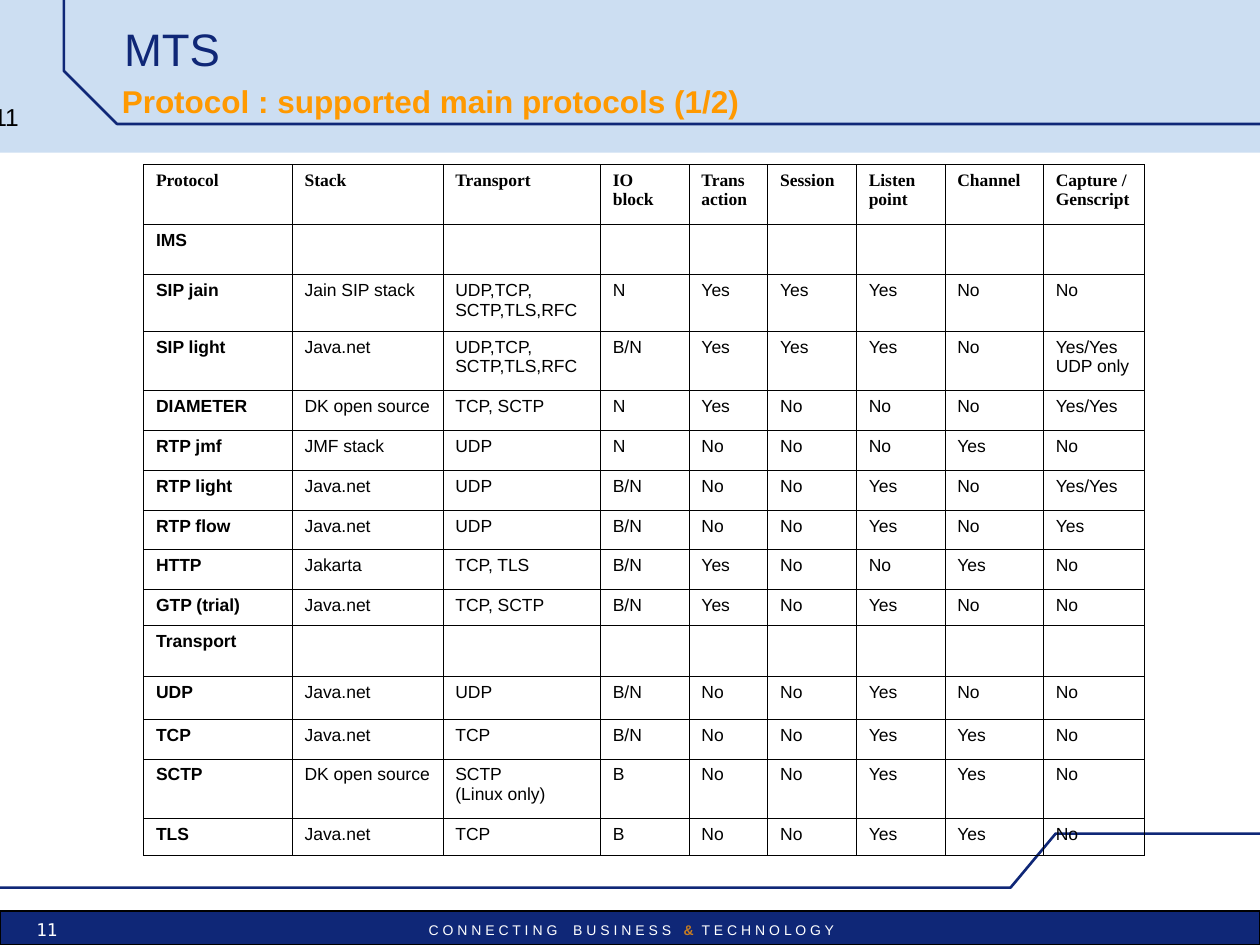
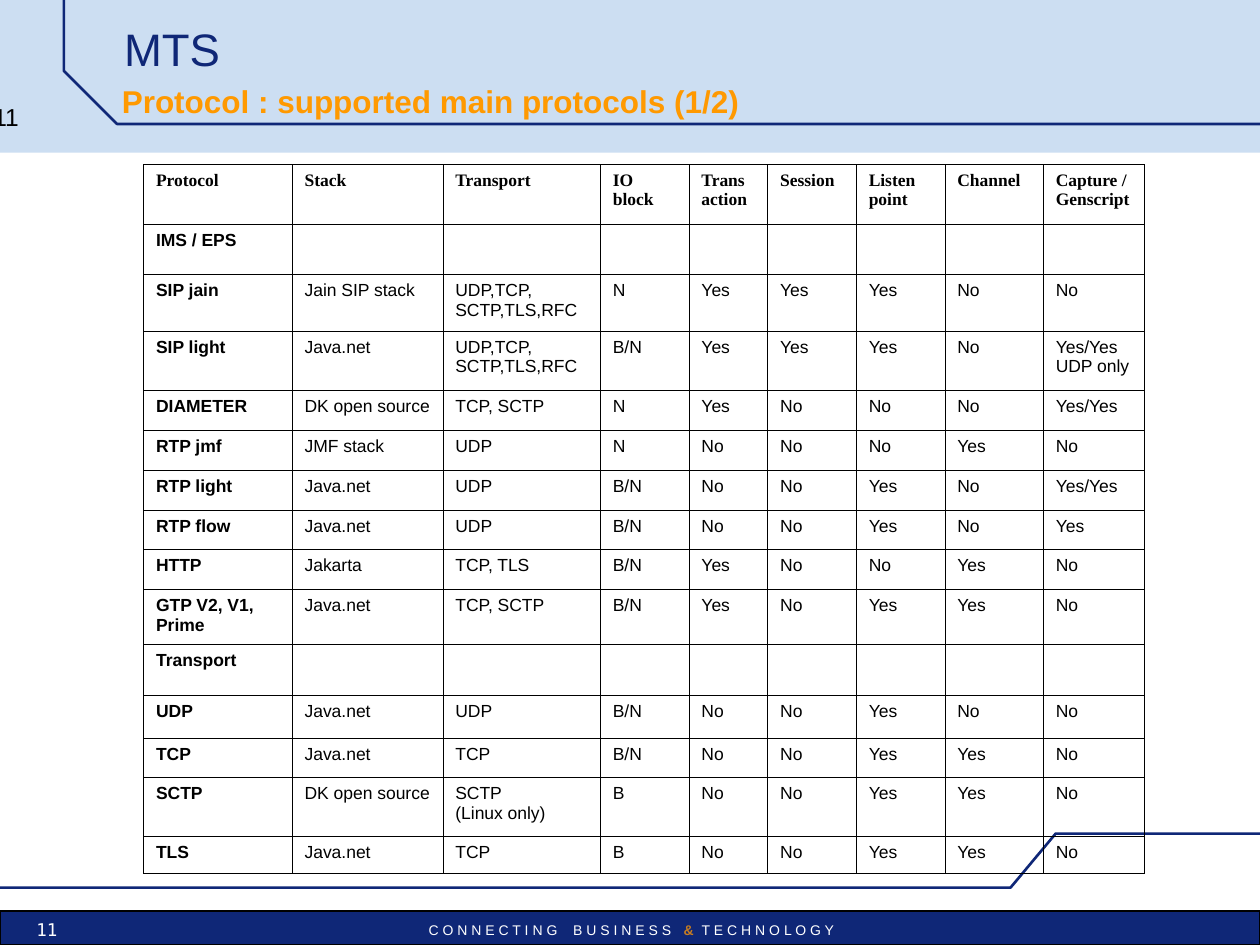
Before and after one commit to vu3mmg/mts-project, a slide deck: slide 11 of trunk/mts/src/main/doc/MTS_pres_technical.ppt. Drawn at 1260x945 pixels with LibreOffice and Linux fonts; fonts in the diff are those of the drawing; background and template pictures are left out. Boxes give left, top, right and bottom in pixels: in the first picture for what was removed or moved away, otherwise in the second. Text is boxed around its words. In the diff, an @@ line names an element or a change of style, - is before the commit and + after.

```diff
--- a/trunk/mts/src/main/doc/MTS_pres_technical.ppt
+++ b/trunk/mts/src/main/doc/MTS_pres_technical.ppt
@@ table at bbox=[144, 165, 1143, 862] @@
-row 2, column 1: IMS
+row 2, column 1: IMS / EPS
-row 10, column 1: GTP (trial)
+row 10, column 1: GTP V2, V1, Prime
-row 10, column 8: No
+row 10, column 8: Yes
```
Also in this commit, not shown: 3 other slides changed, 6 other files.
